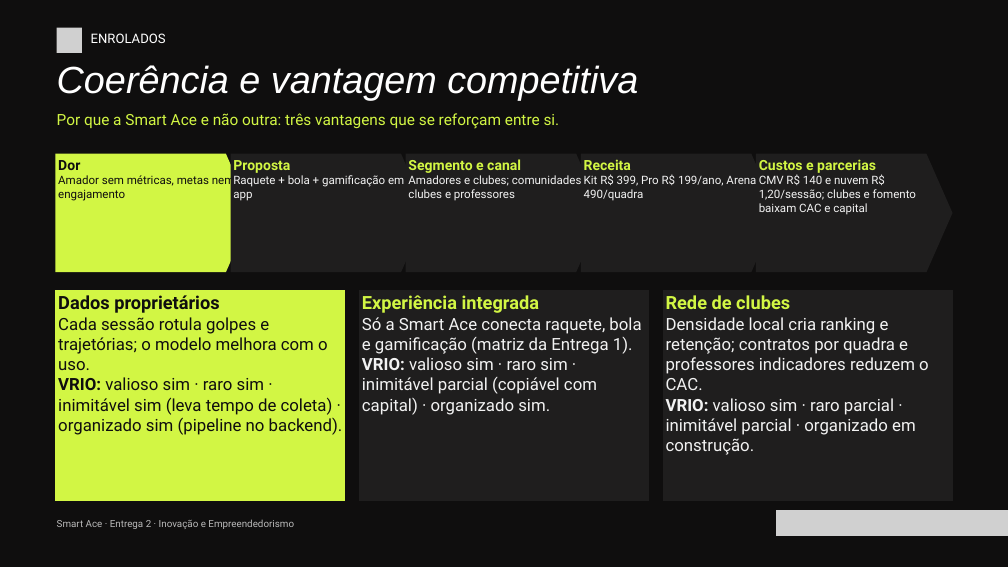
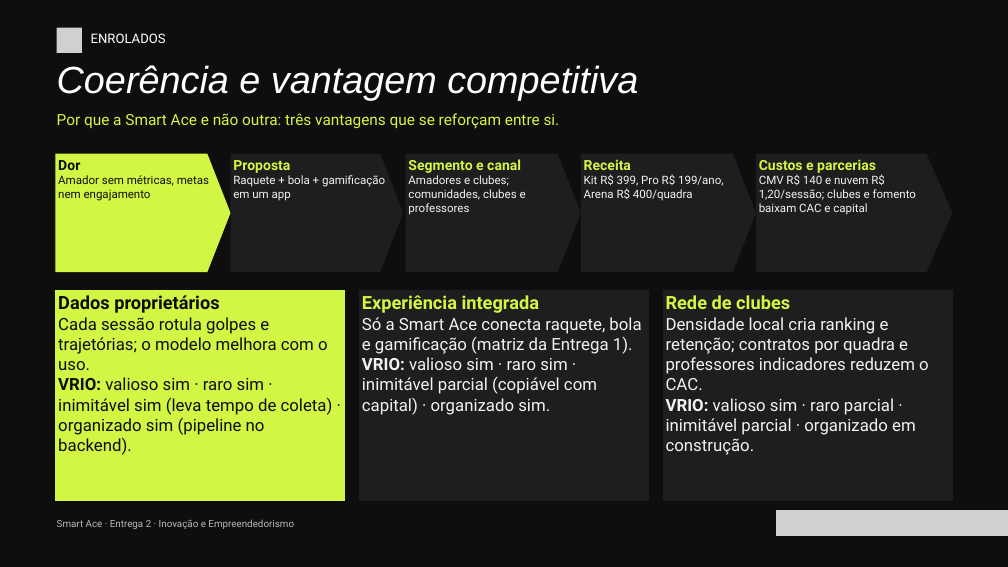
Before and after one commit to 2026-2-NCC6/Projeto4, a slide deck: slide 18 of documentos/Entrega 2/Inovação e Empreendedorismo/Entrega 2 - Inovação e Empreendedorismo.pptx. Drawn at 1008x567 pixels with LibreOffice and Linux fonts; fonts in the diff are those of the drawing; grey boxes stand for pictures. Boxes give left, top, right and bottom in pixels: in the first picture for what was removed or moved away, otherwise in the second. Text is boxed around its words. In the diff, an @@ line names an element or a change of style, - is before the commit and + after.

```diff
--- a/documentos/Entrega 2/Inovação e Empreendedorismo/Entrega 2 - Inovação e Empreendedorismo.pptx
+++ b/documentos/Entrega 2/Inovação e Empreendedorismo/Entrega 2 - Inovação e Empreendedorismo.pptx
@@ text "Dor" rewrapped from bbox=[58, 160, 235, 201] to bbox=[58, 160, 209, 201] @@
@@ freeform shape: place and size @@
-freeform shape at bbox=[55, 154, 252, 272]
+freeform shape at bbox=[55, 154, 230, 272]
@@ text "Proposta" rewrapped from bbox=[233, 160, 423, 201] to bbox=[233, 160, 385, 201] @@
@@ freeform shape: place and size @@
-freeform shape at bbox=[231, 154, 427, 272]
+freeform shape at bbox=[231, 154, 403, 272]
@@ text "Segmento e canal" rewrapped from bbox=[408, 159, 584, 201] to bbox=[408, 159, 526, 215] @@
@@ freeform shape: place and size @@
-freeform shape at bbox=[406, 154, 602, 272]
+freeform shape at bbox=[406, 154, 581, 272]
@@ freeform shape: place and size @@
-freeform shape at bbox=[581, 154, 778, 272]
+freeform shape at bbox=[581, 154, 756, 272]
@@ text at bbox=[584, 174, 724, 201]: text changed @@
-Kit R$ 399, Pro R$ 199/ano, Arena R$ 490/quadra
+Kit R$ 399, Pro R$ 199/ano, Arena R$ 400/quadra
@@ text "Dados proprietários" rewrapped from bbox=[58, 295, 343, 435] to bbox=[58, 295, 333, 455] @@
```
Also in this commit, not shown: 17 other slides changed, 35 other files.
